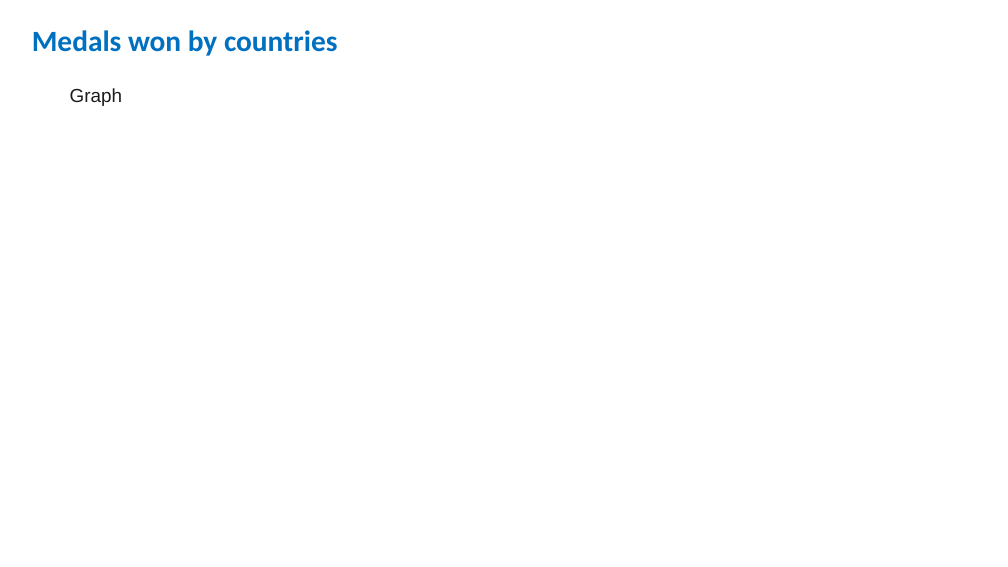
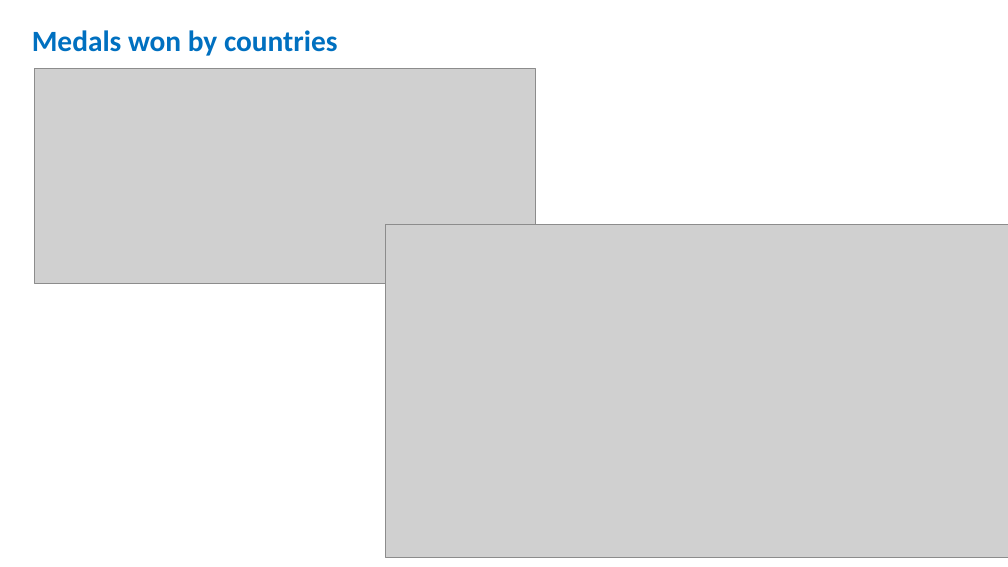
Before and after one commit to sissa81/project1, a slide deck: slide 9 of olympics by wildcats.pptx. Drawn at 1008x567 pixels with LibreOffice and Linux fonts; fonts in the diff are those of the drawing; grey boxes stand for pictures. Boxes give left, top, right and bottom in pixels: in the first picture for what was removed or moved away, otherwise in the second. Text is boxed around its words. In the diff, an @@ line names an element or a change of style, - is before the commit and + after.

```diff
--- a/olympics by wildcats.pptx
+++ b/olympics by wildcats.pptx
@@ picture added at <box>34,69,535,284</box> @@
@@ text removed at <box>70,88,122,106</box> @@
-Graph
@@ picture added at <box>386,225,1008,558</box> @@
```
Also in this commit, not shown: 3 other slides changed, 1 slide added.
